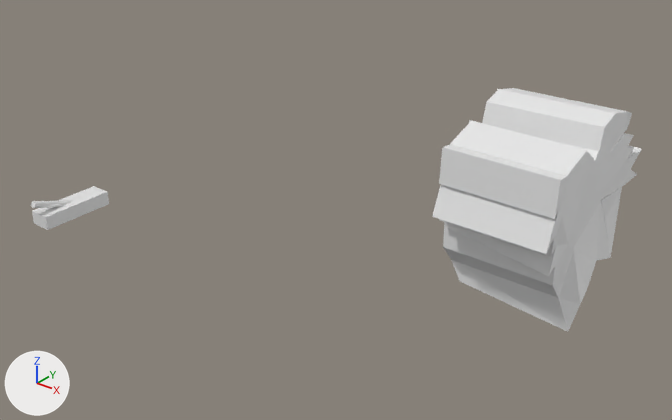
An edit to the Blender file Assets/Alex/untitled.blend, drawn before and after from the same camera.
Both versions are drawn from a 50 mm lens placed at (11.71, -7.87, 6.47), pointed at (3.03, 2.99, -0.26). Lighting does not change. The marker at lower left points along +X, +Y and +Z.
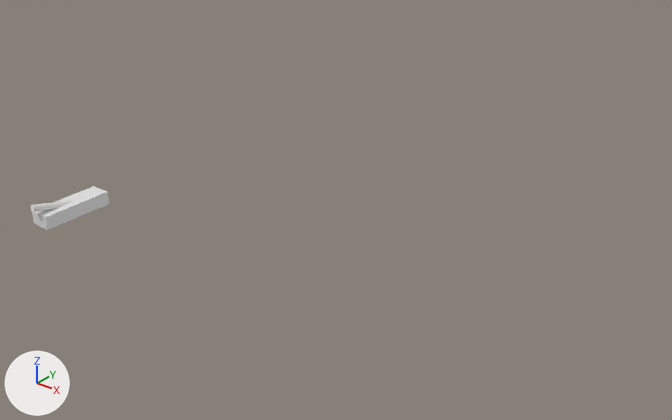
Where the change shows, as pixel boxes [x1, y1, x2, y2] in the pictures (672 x 420 px):
'Cube.002', deleted
    before: [432, 88, 641, 332]
'Cylinder', turned
    before: [31, 200, 73, 208]
    after: [31, 200, 73, 212]

Diff of the bpy script that builds the scene:
```diff
--- a/Assets/Alex/untitled.blend.py
+++ b/Assets/Alex/untitled.blend.py
@@ ob_cylinder @@
 ob_cylinder.location = (0.0, 0.0, 0.01)
-ob_cylinder.rotation_euler = (1.245, -0.0753, 0.0000949)  # degrees (71, -4.3, 0)
+ob_cylinder.rotation_euler = (1.326, -0.0751, -0.00602)  # degrees (76, -4.3, -0.3)
 ob_cylinder.scale = (0.0502, 0.0526, 0.367)
@@ ob_cube_002 @@
-ob_cube_002 = bpy.data.objects.new('Cube.002', me_cube_002)
-ob_cube_002.location = (5.71, 4.77, -0.55)
```
